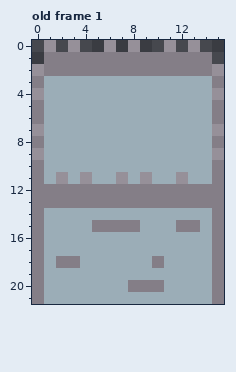
Two versions of one pixel-art file, Assets/WorldObjects/Members/Wall/wall.aseprite. The picture above was drawn from the file before the commit.
16x22 pixels, 1 frame. Shown: old frame 1. The commit also changed other frames, which this record leaves out.
After:
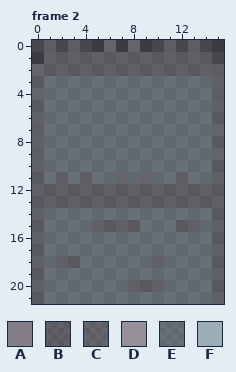
Palette (. is transparent): A #847e87  B #8b858e64  C #96909964  D #969099  E #9badb764  F #9badb7
A new or re-ordered frame is compared with the old frame closest to it.
The exact change:
frames 1 -> 2
Changed rows in their new state; - is an unchanged pixel.
Frame 2 is new; against old frame 1:
first column x 0:
 0 -C-C--C-C--C-C--
 1 -BBBBBBBBBBBBBB-
 2 CBBBBBBBBBBBBBBC
 3 BEEEEEEEEEEEEEEB
 4 CEEEEEEEEEEEEEEC
 5 BEEEEEEEEEEEEEEB
 6 BEEEEEEEEEEEEEEB
 7 CEEEEEEEEEEEEEEC
 8 BEEEEEEEEEEEEEEB
 9 CEEEEEEEEEEEEEEC
10 BEEEEEEEEEEEEEEB
11 BECECEECECEECEEB
12 BBBBBBBBBBBBBBBB
13 BBBBBBBBBBBBBBBB
14 BEEEEEEEEEEEEEEB
15 BEEEEBBBBEEEBBEB
16 BEEEEEEEEEEEEEEB
17 BEEEEEEEEEEEEEEB
18 BEBBEEEEEEBEEEEB
19 BEEEEEEEEEEEEEEB
20 BEEEEEEEBBBEEEEB
21 BEEEEEEEEEEEEEEB
